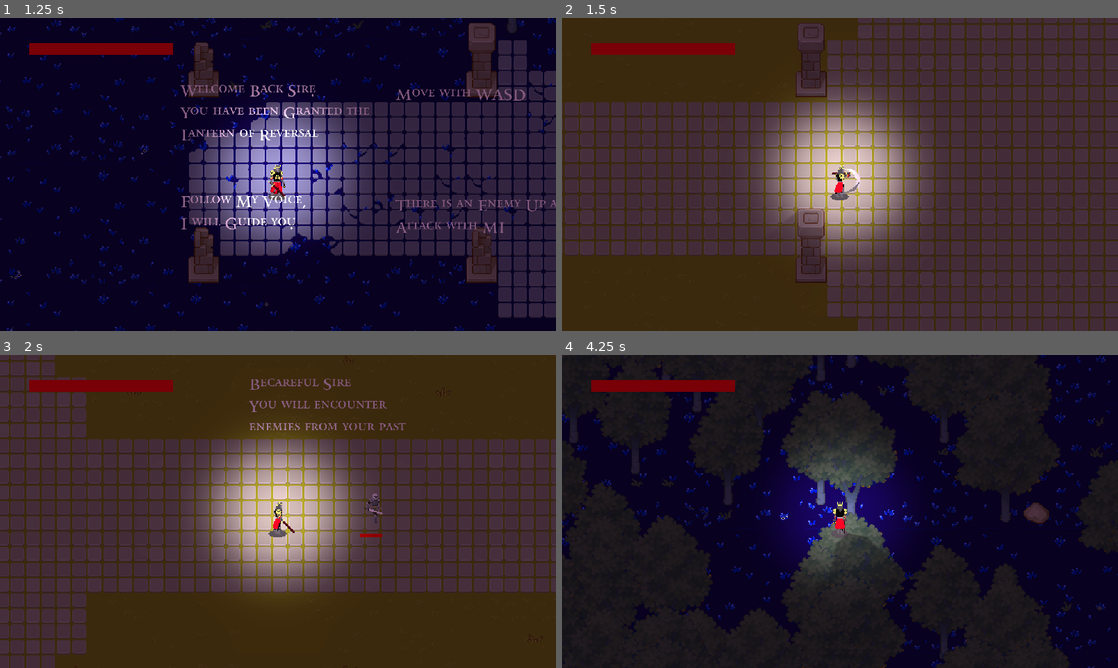
Above: before the commit, frames 1-4 (two rows, left to right).
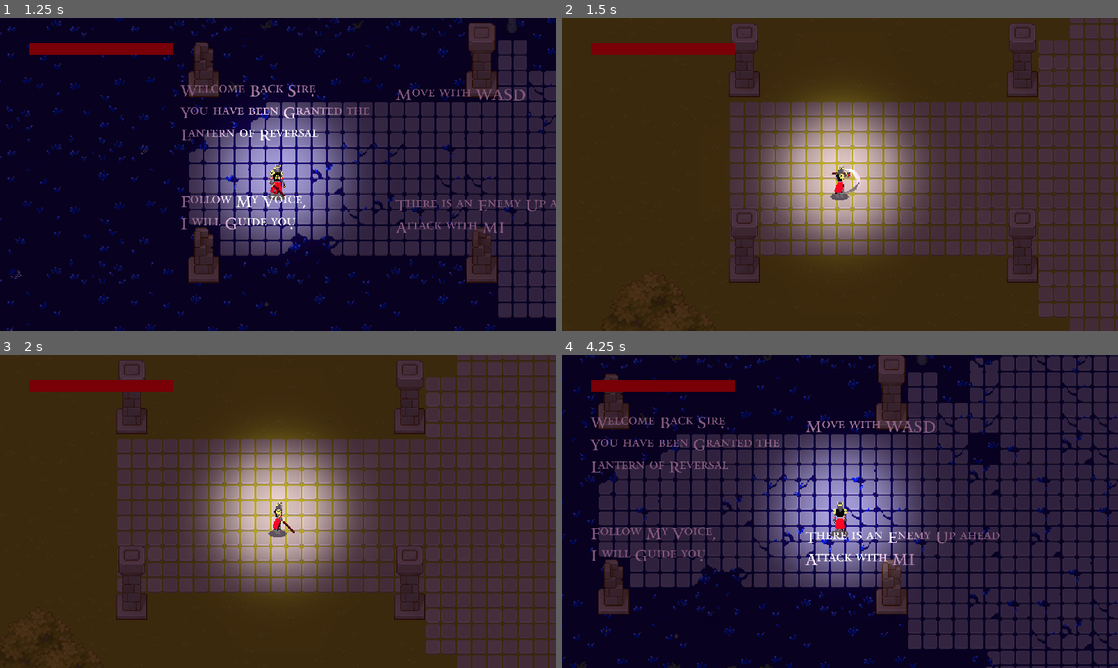
Above: after the commit, the same moments.

Repository: Mad-Rat-Interactive/Nameless-King
Game: Godot game, scene res://autoloads/scenes/main_menu.tscn
Two runs of this game, one before a commit and one after it. Both use one fixed random seed, a clock stepped at 60 frames per second and the inputs below. Video files are missing from this copy of the repository; at most half a second of black plays in their place.
Inputs (mouse positions are in pixels of both pictures, inside the frame that each line leads up to):
- Up to frame 1 (1.25 s): click "Play" at 0.5 s
- Up to frame 2 (1.5 s): tap Space (lantern) at 1.25 s; move the mouse to (962, 158) at 1.27 s; hold D (right) from 1.28 s (still down); click (962, 158) at 1.35 s
- Up to frame 3 (2 s): keep holding D (right)
- Up to frame 4 (4.25 s): tap Space (lantern) at 2, 2.75 s; move the mouse to (728, 527) at 2.02 s; release D (right) at 2.03 s; hold S (down) 2.03-2.78 s; tap F (interact) at 2.1 s; move the mouse to (895, 442) at 2.77 s; hold D (right) 2.78-3.53 s; hold Space (lantern) 2.78-3.53 s; move the mouse to (812, 574) at 3.52 s; hold W (up) from 3.53 s (still down); click (812, 574) at 3.6 s

Frame 1 is identical in both runs. In frame 2, 40% of the frame differs, in the area x 0-100%, y 0-100%; in frame 3, 33%; in frame 4, 58%.

Commit message:
Update player.gd

Diff:
--- a/scripts/player.gd
+++ b/scripts/player.gd
@@ -1,7 +1,7 @@
 extends CharacterBody2D
 class_name Player
 
-@export var speed = 20
+@export var speed = 1.75
 
 # Animation variables
 var long_idle = false
